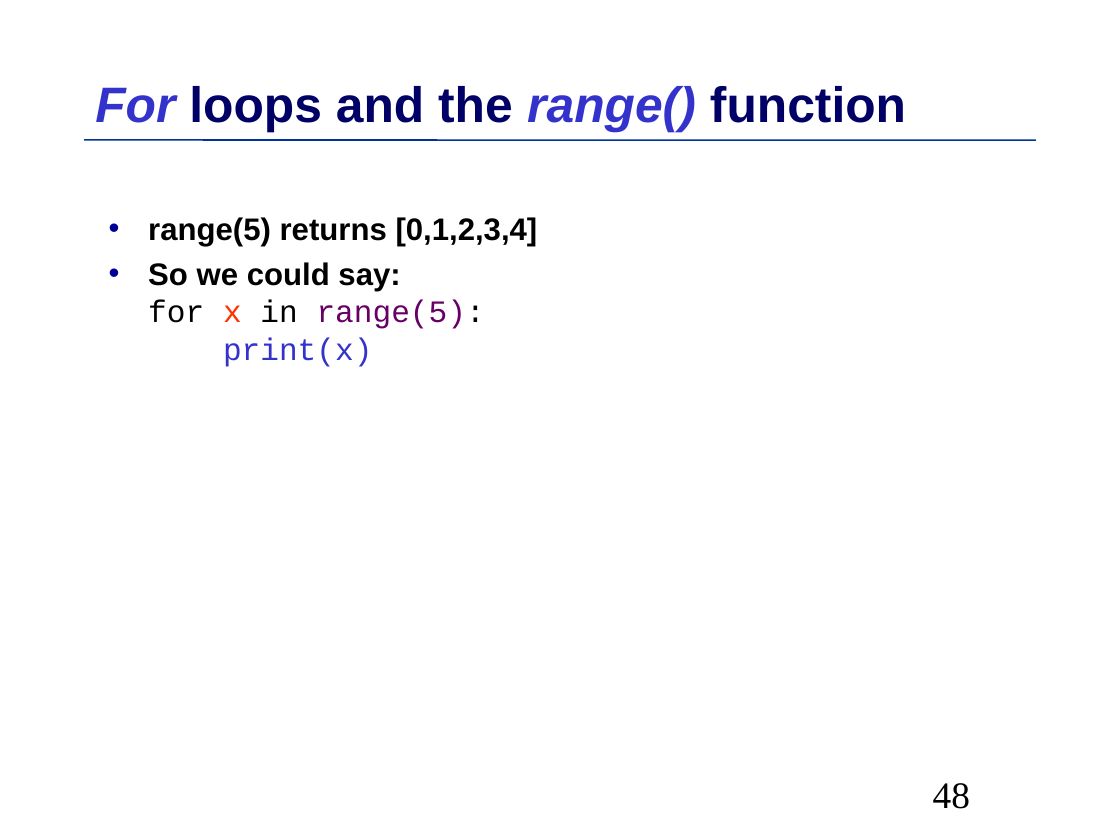
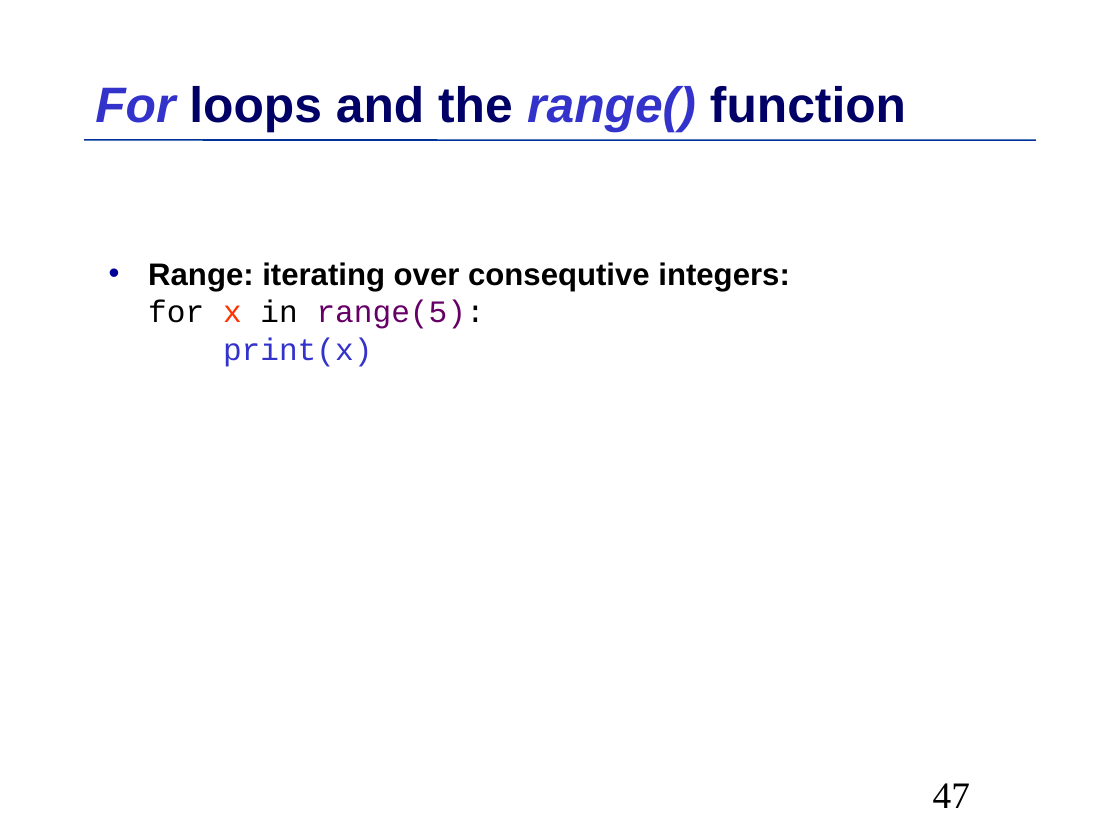
Before and after one commit to MPIDS/Python-Course, a slide deck: slide 47 of 01-basics/Talk/Python-Introduction.odp (slide 48 before the commit). Drawn at 1120x840 pixels with LibreOffice and Linux fonts; fonts in the diff are those of the drawing. Boxes give left, top, right and bottom in pixels: in the first picture for what was removed or moved away, otherwise in the second. Text is boxed around its words. In the diff, an @@ line names an element or a change of style, - is before the commit and + after.

```diff
--- a/01-basics/Talk/Python-Introduction.odp
+++ b/01-basics/Talk/Python-Introduction.odp
@@ text at (x1=148, y1=262, x2=789, y2=367): text changed @@
-• range(5) returns [0,1,2,3,4]
-• So we could say:
-  for x in range(5):
-  print(x)
+• Range: iterating over consequtive integers:
+  for x in range(5):
+  print(x)
@@ page number at (x1=933, y1=783, x2=970, y2=808): text changed @@
-48
+47
```
Also in this commit, not shown: 46 other slides changed, 1 slide added, 1 slide removed.
